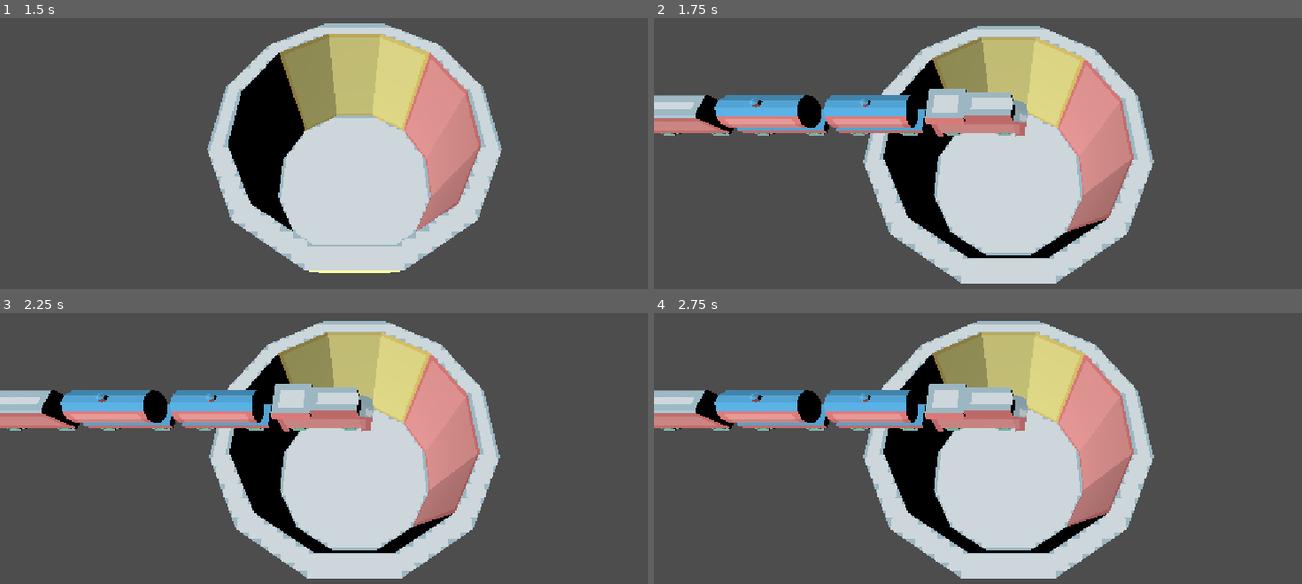
Above: before the commit, frames 1-4 (two rows, left to right).
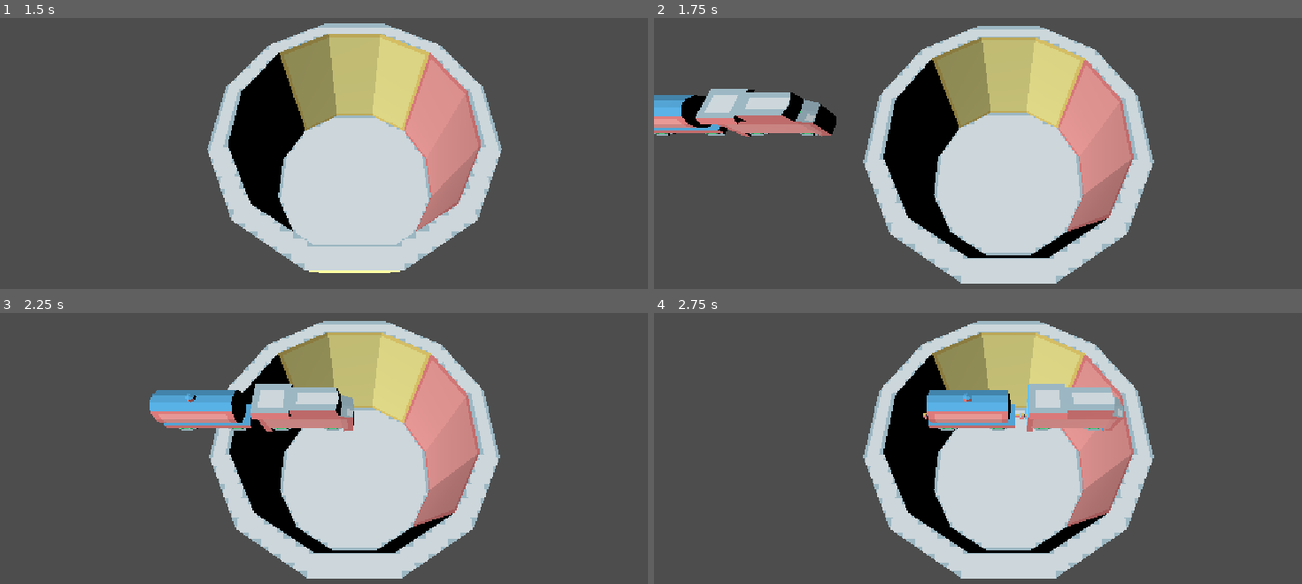
Above: after the commit, the same moments.

Repository: AlexGarbus/trains-in-a-cup
Game: Godot game, scene res://main/main.tscn
Same seed, same stepped clock (60 frames per second), same inputs: the game is played once before the commit and once after it.
Inputs (mouse positions are in pixels of both pictures, inside the frame that each line leads up to):
- Up to frame 1 (1.5 s): click "Start" at 0.5 s; move the mouse to (511, 115) at 1.27 s; click (511, 115) at 1.42 s
- Up to frame 2 (1.75 s): no input
- Up to frame 3 (2.25 s): drag from (213, 451) to (317, 510) at 2.02 s
- Up to frame 4 (2.75 s): no input

Frame 1 is identical in both runs. In frame 2, 7.7% of the frame differs, in the area x 0-58%, y 26-44%; in frame 3, 6.1%; in frame 4, 9.9%, in the area x 0-73%, y 26-44%.

Commit message:
Repeated train spawning

Diff:
--- a/main/main.tscn
+++ b/main/main.tscn
@@ -45,16 +45,16 @@
 rear_trains = Array[PackedScene]([ExtResource("10_5xyti")])
 
 [node name="LeftSpawn" type="Marker3D" parent="Spawner"]
-transform = Transform3D(-4.37114e-08, 0, 1, 0, 1, 0, -1, 0, -4.37114e-08, -5, 0, 0)
+transform = Transform3D(-4.37114e-08, 0, 1, 0, 1, 0, -1, 0, -4.37114e-08, -50, 0, 0)
 
 [node name="RightSpawn" type="Marker3D" parent="Spawner"]
-transform = Transform3D(-4.37114e-08, 0, -1, 0, 1, 0, 1, 0, -4.37114e-08, 5, 0, 0)
+transform = Transform3D(-4.37114e-08, 0, -1, 0, 1, 0, 1, 0, -4.37114e-08, 50, 0, 0)
 
 [node name="SpawnTimer" type="Timer" parent="Spawner"]
 one_shot = true
 
+[connection signal="play_state_entered" from="." to="CanvasLayer" method="_on_main_play_state_entered"]
 [connection signal="play_state_entered" from="." to="Camera3D" method="_on_main_play_state_entered"]
-[connection signal="play_state_entered" from="." to="CanvasLayer" method="_on_main_play_state_entered"]
 [connection signal="play_state_entered" from="." to="Spawner" method="_on_main_play_state_entered"]
 [connection signal="start_pressed" from="CanvasLayer/Title" to="." method="_on_title_start_pressed"]
 [connection signal="timeout" from="Spawner/SpawnTimer" to="Spawner" method="_on_spawn_timer_timeout"]
--- a/main/spawner.gd
+++ b/main/spawner.gd
@@ -13,23 +13,23 @@
 @onready var spawn_points: Array[Node3D] = [$LeftSpawn, $RightSpawn]
 @onready var timer := $SpawnTimer
 
+var waiting_trains: Array[RigidBody3D]
+
 
 func spawn_trains() -> void:
 	var length := randi_range(min_length, max_length)
 	var transform: Transform3D = spawn_points.pick_random().transform
-	var current_train := _spawn_train(front_trains.pick_random(), transform)
-	var previous_train: RigidBody3D
-	for i in range(0, length):
+	waiting_trains.append(_spawn_train(front_trains.pick_random(), transform))
+	for i in range(1, length):
 		transform = transform.translated_local(Vector3.FORWARD * spacing)
-		var train_scene: PackedScene = middle_trains.pick_random()
+		var scene: PackedScene = middle_trains.pick_random()
 		if i == length - 1:
 			if randi_range(0, 1) == 0:
 				break
 			else:
-				train_scene = rear_trains.pick_random()
-		previous_train = current_train
-		current_train = _spawn_train(train_scene, transform, previous_train)
-	current_train.disable_joint()
+				scene = rear_trains.pick_random()
+		waiting_trains.append(_spawn_train(scene, transform, waiting_trains[i - 1]))
+	waiting_trains[-1].disable_joint()
 
 
 func _spawn_train(
@@ -42,7 +42,15 @@
 	$"..".add_child(train)
 	if previous:
 		previous.attach_train(train)
+	train.dropped.connect(_on_train_dropped)
 	return train
+
+
+func _on_train_dropped() -> void:
+	for train in waiting_trains:
+		train.dropped.disconnect(_on_train_dropped)
+	waiting_trains.clear()
+	timer.start()
 
 
 func _on_spawn_timer_timeout() -> void:
--- a/objects/train/base.tscn
+++ b/objects/train/base.tscn
@@ -5,6 +5,7 @@
 [node name="Base" type="RigidBody3D"]
 freeze = true
 script = ExtResource("1_eox5q")
+drive_distance = 60.0
 
 [node name="CollisionShape3D" type="CollisionShape3D" parent="."]
 
--- a/objects/train/train.gd
+++ b/objects/train/train.gd
@@ -1,19 +1,29 @@
 extends RigidBody3D
 
 
-enum State {WAIT, DRAG, FALL, DESTROY}
+signal dropped
+
+enum State {DRIVE, WAIT, DRAG, FALL, DESTROY}
+
+@export var drive_distance := 10.0
+@export var drive_duration := 1.0
 
 @onready var joint := $Joint
 
-var state := State.WAIT
+var state := State.DRIVE
 
 var front_train: RigidBody3D
 var rear_train: RigidBody3D
 
 
+func _ready() -> void:
+	_enter_drive_state()
+
+
 func _unhandled_input(event: InputEvent) -> void:
 	if state == State.DRAG:
 		if event is InputEventMouseButton and event.is_released():
+			dropped.emit()
 			_enter_fall_state()
 		elif event is InputEventMouseMotion:
 			_move_to_mouse(event)
@@ -29,6 +39,18 @@
 	joint.node_a = ""
 	joint.node_b = ""
 	joint.process_mode = Node.PROCESS_MODE_DISABLED
+
+
+func _enter_drive_state() -> void:
+	state = State.DRIVE
+	var final_position := global_position + global_transform.basis.z * drive_distance
+	var tween := create_tween()
+	tween.tween_property(self, "position", final_position, drive_duration)
+	tween.tween_callback(_enter_wait_state)
+
+
+func _enter_wait_state() -> void:
+	state = State.WAIT
 
 
 func _enter_drag_state() -> void:
